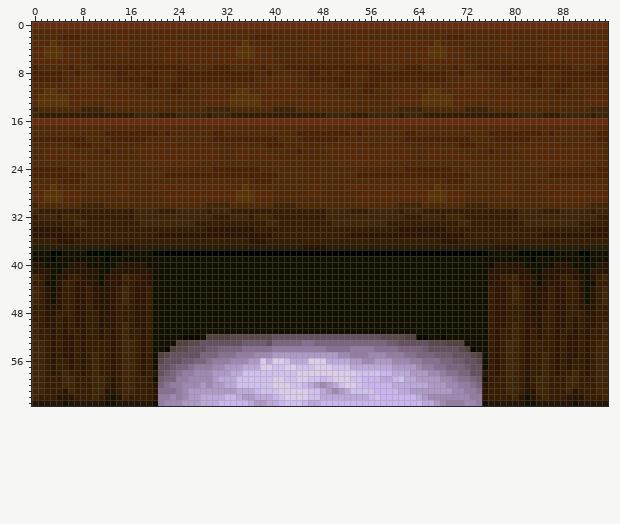
One commit to this sprite sheet: enginefx/textures-32/pack002/pedestal_wooden.png. That is the earlier state.
The file is 96x64 pixels. Colours within 5 levels of each other are drawn and written as one.
After the commit:
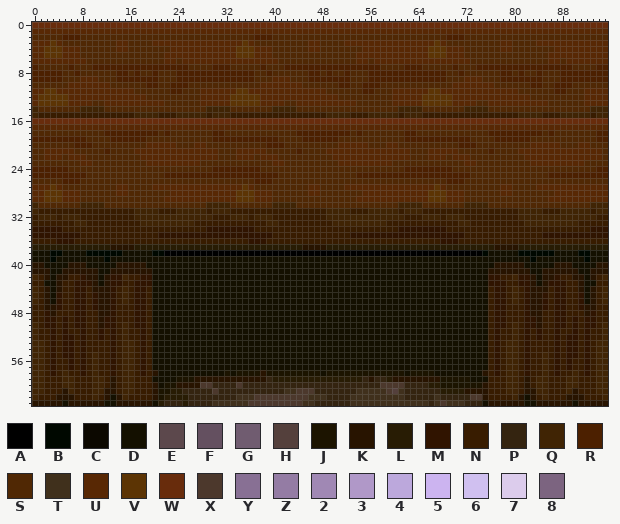
Palette (. is transparent): A #000000  B #000800  C #0c0800  D #141000  E #5c484c  F #645060  G #705c70  H #54403c  J #1c1400  K #281400  L #281c04  M #301400  N #381c00  P #342410  Q #402404  R #4c2000  S #502804  T #40301c  U #582804  V #5c3404  W #682c0c  X #4c382c  Y #887094  Z #947ca4  2 #a088b4  3 #b098c8  4 #bca8dc  5 #ccb4f0  6 #d0c0f0  7 #dcccec  8 #7c6480
From the commit log: Updated all pedestal_wooden All pedestal_wooden (underside of Guard Post) has the texture000 texture, these have been edited and corrected.
Diff:
Changed rows in their new state; - is an unchanged pixel.
first column x 21:
52 ----DDD-DDDDDDDDDDDDDDDDDDDDDDDDDDDDDDDDDDDDD--D------
53 ---DDDDDDDDDDDDDDDDDDDDDDDDDDDDDDDDDDDDDDDDDDDDDDDD---
54 -DDDDDDDDDDDDDDDDDDDDDDDDDDDDDDDDDDDDDDDDDDDDDDDDDDDD-
55 DDDDDDDDDDDDDDDDDDDDDDDDDDDDDDDDDDDDDDDDDDDDDDDDDDDDDD
56 DDDDDDDDDDDDDDDDDDDDDDDDDDDDDDDDDDDDDDDDDDDDDDDDDDDDDD
57 DDDDDDDDDDDDDDDDDDDDDDDDDDDDDDDDDDDDDDDDDDDDDDDDDDDDDD
58 DDDDDDDDDDDJDJJJJKJJJJJJJJJDJJJJJJJJJJJJJDJJJJDDDDDDDD
59 DDDJJJKKKKKKKKKKKKPLLLLLLLLLLLLLLLPKPPLKKKKKKKKJJJJJDD
60 DJJKKKKXXPPPPXPPPPPPPPPPPPPPPPPPPPPPPXXXXPPPPLLJJJJJJJ
61 JJLLPPPPPXPPPPPPPPPPPTTXXXPPPPPPPTTTTTXHTPPPPPPLLLLKKK
62 JLLLLPPPPPPPPTTTXXXXXXXXXTTTPPPPTTTTTTTTTPPPPPTPPPPPXX
63 LPPPLPPPPTTTTTTXXXXXXXXXTTPPPPPPTTTTTTTTTTTTTPTXTTTPPP
Boxes around the changes in both pictures, in picture pixels (x1, y1, x2, y2):
changed: (158, 334, 482, 406)
